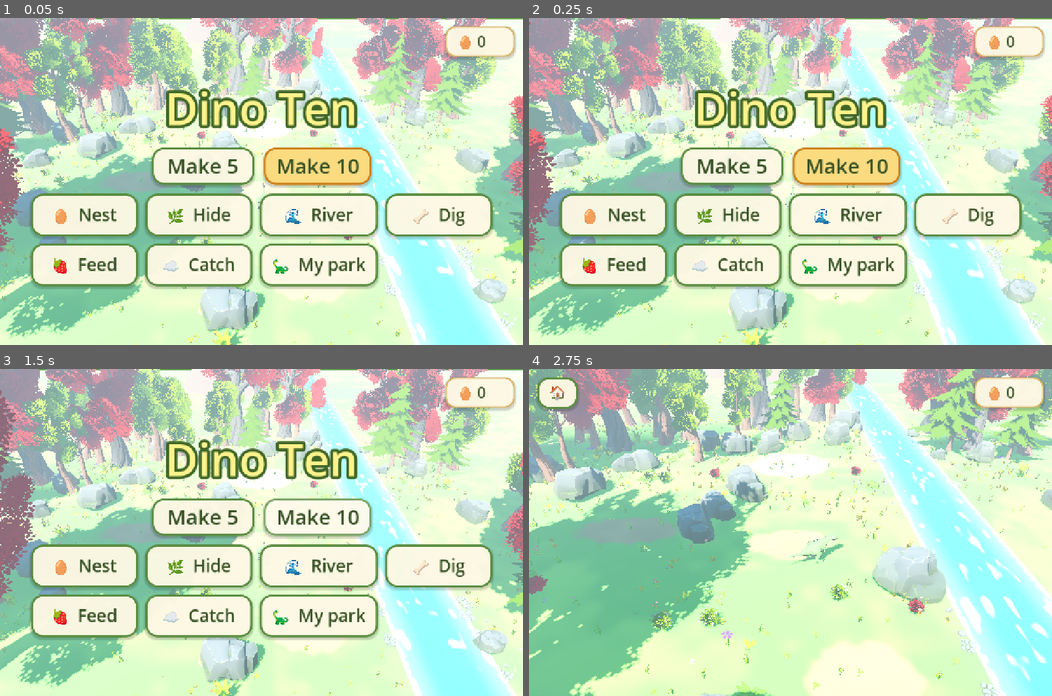
Above: before the commit, frames 1-4 (two rows, left to right).
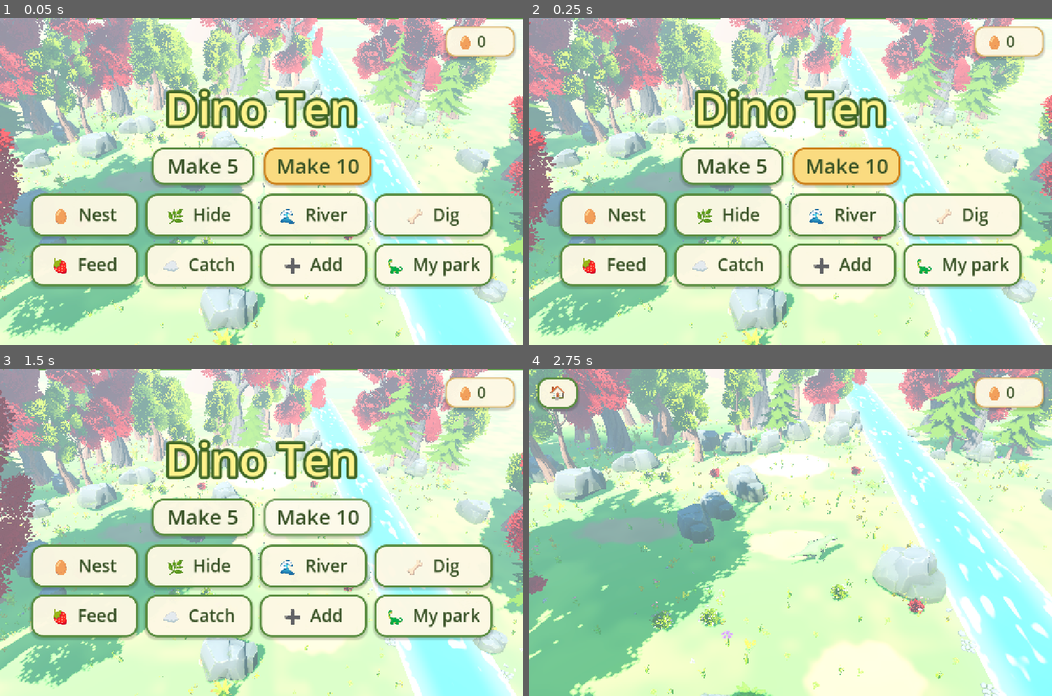
Above: after the commit, the same moments.

Repository: andrewlord311-sudo/TimesTables
Game: Godot game, scene res://main.tscn
Same seed, same stepped clock (60 frames per second), same inputs: the game is played once before the commit and once after it.
Inputs:
- Up to frame 1 (0.05 s): no input
- Up to frame 2 (0.25 s): no input
- Up to frame 3 (1.5 s): click "Make 5" at 0.5 s; click "Make 10" at 1.25 s
- Up to frame 4 (2.75 s): click "🥚 Nest" at 2 s

The runs differ from the first frame. In frame 1, 4.7% of the frame differs, in the area x 52-95%, y 53-83%; in frame 2, 4.7%; in frame 3, 4.7%; in frame 4, nothing differs.

Commit message:
Dino Ten: Add (Dino Sums), addition with numbers 1-5 and 1-10, starting at +1
Co-Authored-By: Claude Sonnet 5.5 <noreply@anthropic.com>

Diff:
--- /dev/null
+++ b/dino-bonds/scripts/activities/sums.gd
@@ -0,0 +1,132 @@
+extends "res://scripts/activity.gd"
+## Dino Sums: two little herds walk in, "3 and 2: how many altogether?"
+## Felix adds them up, then each dinosaur is counted out loud-ish (numbers pop
+## over them) so the answer is always shown. "Make 5" uses numbers 1-5 and
+## "Make 10" uses numbers 1-10. It starts with just +1, then +1 or +2, and
+## only moves up a step after a visit where he got 4 of 5 right (kept in
+## progress.add_level for each range).
+
+const SPECIES := ["Triceratops", "Stegosaurus", "Parasaurolophus", "Velociraptor", "Apatosaurus"]
+const MAX_ADDEND := [1, 2, 3, 5, 10]    # the second number, by level
+
+var at := Vector3.ZERO
+var herd_a: Array[Node3D] = []
+var herd_b: Array[Node3D] = []
+
+func run() -> void:
+	at = game.world.spot("nest")["at"]
+	game.camera_spot("nest")
+	await game.walk_rex(at + Vector3(0, 0, -4.2))
+	game.face(game.rex, at)
+	var level: int = game.progress.get_add_level()
+	var right := 0
+	var last := Vector2i.ZERO
+	for r in game.ROUNDS:
+		if stopped:
+			break
+		game.ui.set_rounds(r, game.ROUNDS)
+		var q := _pick(level, last)
+		last = q
+		var total := q.x + q.y
+		await _herds_in(q.x, q.y)
+		var n := await ask_number("%d and %d. How many altogether?" % [q.x, q.y], total, maxi(total, _top(level)), 2)
+		if stopped or n < 0:
+			break
+		if n == total:
+			right += 1
+		await _count()
+		if n == total:
+			await game.well_done("Yes! %d and %d make %d!" % [q.x, q.y, total])
+		else:
+			game.sfx.play("soft")
+			await game.ui.flash("%d and %d make %d." % [q.x, q.y, total], 2.4)
+		await _herds_out()
+	game.ui.set_rounds(0, 0)
+	if not stopped and right >= 4:
+		game.progress.set_add_level(level + 1)
+
+## The biggest sum that can come up at this level (for the answer buttons).
+func _top(level: int) -> int:
+	var t := target()
+	return t + mini(MAX_ADDEND[level], t)
+
+## A new question: first number 1..t (small to begin with), second 1..the
+## level's limit, never the same as last time.
+func _pick(level: int, last: Vector2i) -> Vector2i:
+	var t := target()
+	var a_max := t if level >= 2 else mini(t, 5)
+	var b_max := mini(MAX_ADDEND[level], t)
+	var q := last
+	for i in 12:
+		q = Vector2i(randi_range(1, a_max), randi_range(1, b_max))
+		if q != last:
+			break
+	return q
+
+func _group(n: int, species: String, colour: int, cx: float) -> Array[Node3D]:
+	var out: Array[Node3D] = []
+	var s := 1.0 if n <= 5 else 0.75
+	var per_col := 5 if n <= 5 else 5   # up the screen in columns: they stand side-on, so they are long
+	var cols := (n + per_col - 1) / per_col
+	for i in n:
+		var d: Node3D = Dino.new()
+		add_child(d)
+		d.setup(species, 1.0 * s, colour)
+		d.sfx = game.sfx
+		var row := i % per_col
+		var col := i / per_col
+		var rows := mini(n, per_col)
+		d.set_meta("spot", at + Vector3(cx + (col - (cols - 1) * 0.5) * 2.6 * s, 0, -0.4 + (row - (rows - 1) * 0.5) * 1.15 * s))
+		d.visible = false
+		out.append(d)
+	return out
+
+func _herds_in(a: int, b: int) -> void:
+	var sp: Array = SPECIES.duplicate()
+	sp.shuffle()
+	herd_a = _group(a, sp[0], 0, -3.3)
+	herd_b = _group(b, sp[1], 1, 3.3)
+	game.ui.ask("")
+	var longest := 0.0
+	for d in herd_a + herd_b:
+		var to: Vector3 = d.get_meta("spot")
+		var from := to + Vector3(-11.0 if d in herd_a else 11.0, 0, 0)
+		d.position = from
+		d.visible = true
+		game.face(d, to)
+		d.play("Walk", 1.2)
+		var secs := from.distance_to(to) / 4.0
+		longest = max(longest, secs)
+		var t := create_tween()
+		t.tween_property(d, "position", to, secs)
+		t.tween_callback(func():
+			d.play("Idle")
+			d.rotation.y = PI / 2 + 0.45)
+	await wait(longest + 0.2)
+
+## Number each dinosaur in turn, left herd first, then the right.
+func _count() -> void:
+	var k := 0
+	for d in herd_a + herd_b:
+		k += 1
+		var l := number_label(k, 140, Color(1, 0.9, 0.5) if d in herd_a else Color(0.7, 0.9, 1.0))
+		l.position = d.position + Vector3(0, 1.6 * d.scale.y + 0.2, 0)
+		l.name = "Count"
+		add_child(l)
+		pop_in(l, 0.15)
+		game.sfx.play("pop", 1.0 + minf(k, 12) * 0.05)
+		d.play("Jump")
+		await wait(0.3)
+	await wait(0.5)
+
+func _herds_out() -> void:
+	for c in get_children():
+		if c is Label3D:
+			c.queue_free()
+	for d in herd_a + herd_b:
+		var t := create_tween()
+		t.tween_property(d, "scale", Vector3.ONE * 0.01, 0.25)
+		t.tween_callback(d.queue_free)
+	await wait(0.35)
+	herd_a.clear()
+	herd_b.clear()
--- a/dino-bonds/scripts/activity.gd
+++ b/dino-bonds/scripts/activity.gd
@@ -26,10 +26,10 @@
 	await get_tree().create_timer(seconds).timeout
 
 ## Ask a number question; returns the answer, or -1 if stopped.
-func ask_number(text: String, right: int, top := -1) -> int:
+func ask_number(text: String, right: int, top := -1, lo := 0) -> int:
 	game.ui.ask(text)
 	game.expected = right
-	var n: int = await game.ui.ask_number(target() if top < 0 else top)
+	var n: int = await game.ui.ask_number(target() if top < 0 else top, 5, lo)
 	game.expected = -1
 	return n
 
--- a/dino-bonds/scripts/main.gd
+++ b/dino-bonds/scripts/main.gd
@@ -305,7 +305,7 @@
 
 func _run_bot() -> void:
 	await get_tree().create_timer(0.5).timeout
-	var acts := ["nest", "hide", "river", "dig", "feed", "sky", "park"]
+	var acts := ["nest", "hide", "river", "dig", "feed", "sky", "sums", "park"]
 	if bot_only != "":
 		acts = Array(bot_only.split(","))
 	for t in bot_targets:
--- a/dino-bonds/scripts/progress.gd
+++ b/dino-bonds/scripts/progress.gd
@@ -11,6 +11,7 @@
 var eggs := 0                 # eggs earned in total
 var park: Array = []          # hatched dinosaurs: {"species": .., "colour": idx}
 var stats := {}               # "10:7" -> {"seen": n, "right": n, "slow": n}
+var add_levels := {}          # "5"/"10" -> how far up the Add game he has got (0 = just +1)
 var rng := RandomNumberGenerator.new()
 var no_save := false   # the test bot plays without touching Felix's save
 
@@ -47,6 +48,13 @@
 			return p
 	return target / 2
 
+func get_add_level() -> int:
+	return clampi(int(add_levels.get(str(target), 0)), 0, 4)
+
+func set_add_level(l: int) -> void:
+	add_levels[str(target)] = clampi(l, 0, 4)
+	save_game()
+
 func record(part: int, right: bool, seconds: float) -> void:
 	var k := key(target, part)
 	var st: Dictionary = stats.get(k, {"seen": 0, "right": 0, "slow": 0})
@@ -80,7 +88,7 @@
 		return
 	var f := FileAccess.open(SAVE, FileAccess.WRITE)
 	if f:
-		f.store_string(JSON.stringify({"eggs": eggs, "park": park, "stats": stats, "target": target}))
+		f.store_string(JSON.stringify({"eggs": eggs, "park": park, "stats": stats, "target": target, "add_levels": add_levels}))
 
 func load_game() -> void:
 	if not FileAccess.file_exists(SAVE):
@@ -91,3 +99,4 @@
 		park = data.get("park", [])
 		stats = data.get("stats", {})
 		target = int(data.get("target", 10))
+		add_levels = data.get("add_levels", {})
--- a/dino-bonds/scripts/ui.gd
+++ b/dino-bonds/scripts/ui.gd
@@ -13,7 +13,7 @@
 const CREAM := Color(1, 0.98, 0.9, 0.95)
 const GREEN := Color(0.35, 0.55, 0.25)
 const ACTIVITIES := [["nest", "🥚", "Nest"], ["hide", "🌿", "Hide"], ["river", "🌊", "River"],
-	["dig", "🦴", "Dig"], ["feed", "🍓", "Feed"], ["sky", "☁️", "Catch"], ["park", "🦕", "My park"]]
+	["dig", "🦴", "Dig"], ["feed", "🍓", "Feed"], ["sky", "☁️", "Catch"], ["sums", "➕", "Add"], ["park", "🦕", "My park"]]
 
 var font: Font
 var question: PanelContainer
@@ -271,26 +271,27 @@
 		create_tween().tween_property(question, "scale", Vector2.ONE, 0.2).set_trans(Tween.TRANS_BACK)
 
 ## Show buttons 0..top. Returns the number chosen (await it).
-func ask_number(top: int, dots_per_row := 5) -> int:
+func ask_number(top: int, dots_per_row := 5, lo := 0) -> int:
 	clear_answers()
-	for n in range(0, top + 1):
+	var span := top - lo + 1
+	for n in range(lo, top + 1):
 		var b := _button("", 46)
-		b.custom_minimum_size = Vector2(92 if top > 5 else 130, 120)
+		b.custom_minimum_size = Vector2(130 if span <= 6 else (92 if span <= 11 else 50), 120)
 		var v := VBoxContainer.new()
 		v.mouse_filter = Control.MOUSE_FILTER_IGNORE
 		v.set_anchors_preset(Control.PRESET_FULL_RECT)
 		v.alignment = BoxContainer.ALIGNMENT_CENTER
 		var l := Label.new()
 		l.text = str(n)
-		l.add_theme_font_size_override("font_size", 50)
+		l.add_theme_font_size_override("font_size", 50 if span <= 11 else 38)
 		l.add_theme_color_override("font_color", INK)
 		l.horizontal_alignment = HORIZONTAL_ALIGNMENT_CENTER
 		l.mouse_filter = Control.MOUSE_FILTER_IGNORE
 		v.add_child(l)
 		var d := Dots.new()
 		d.count = n
-		d.per_row = dots_per_row
-		d.custom_minimum_size = Vector2(80, 30)
+		d.per_row = dots_per_row if span <= 11 else 10
+		d.custom_minimum_size = Vector2(80 if span <= 11 else 42, 30)
 		d.mouse_filter = Control.MOUSE_FILTER_IGNORE
 		v.add_child(d)
 		b.add_child(v)
Not shown, changed: dino-bonds/README.md
